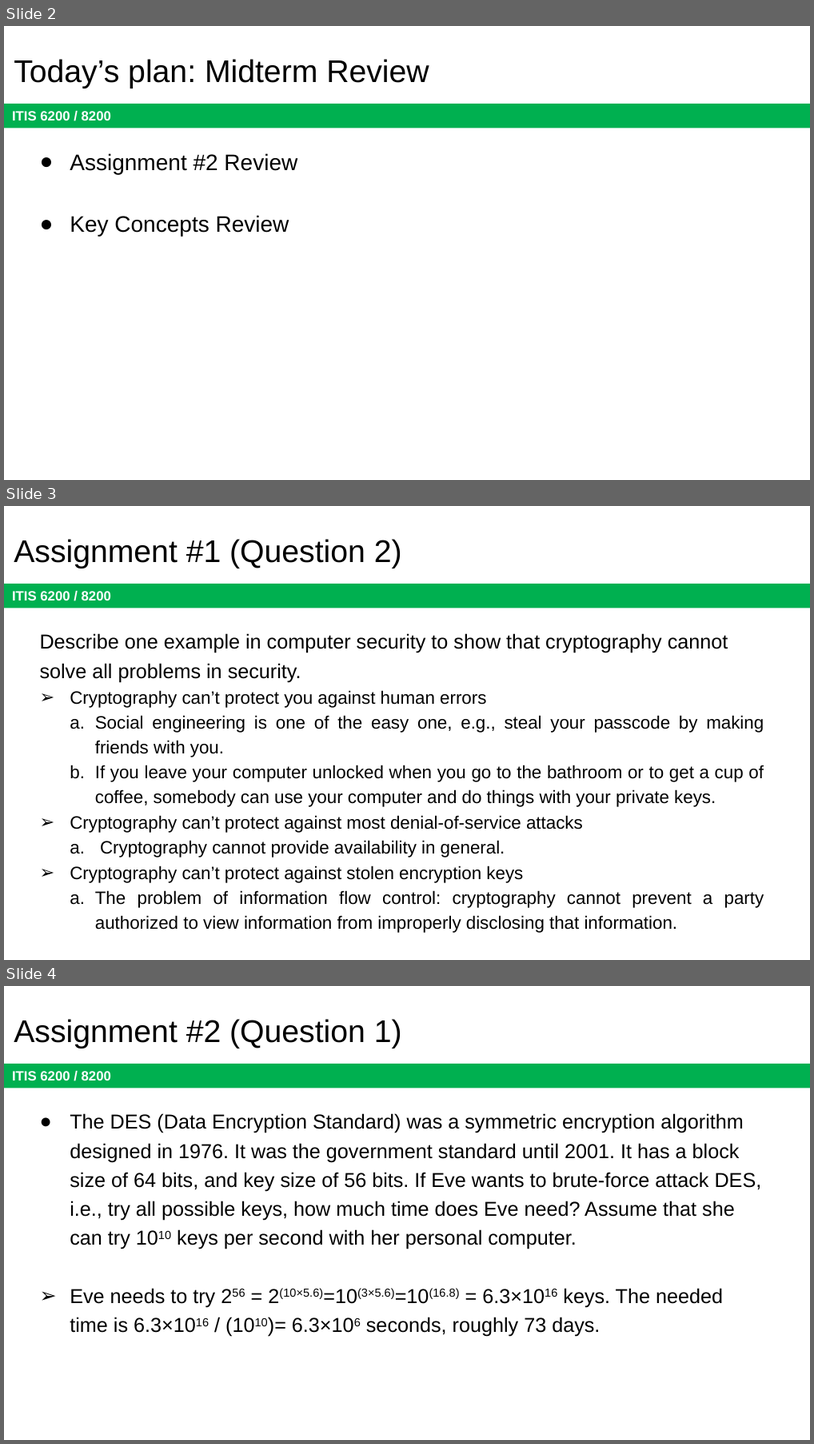
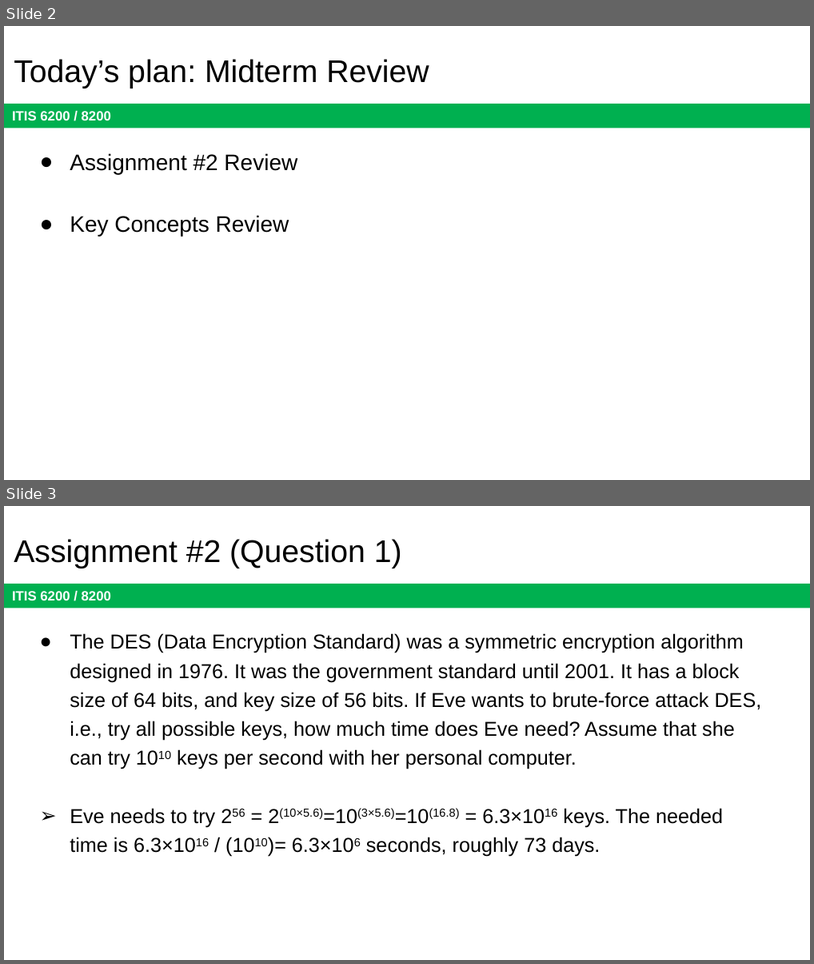
Before and after one commit to jx5c/github.io, a slide deck: teaching/ITIS6200/2023fa/lectures/Midterm.review.pptx. Shown one above the other, each under a label of ours: slides 2, 3 and 4 before the commit, slides 2 and 3 after it. The pictures are 814x1444 and 814x964 pixels, drawn with LibreOffice and Linux fonts; fonts in the diff are those of the drawing. Boxes give left, top, right and bottom in pixels: in the first picture for what was removed or moved away, otherwise in the second. Text is boxed around its words. In the diff, an @@ line names an element or a change of style, - is before the commit and + after.

```diff
--- a/teaching/ITIS6200/2023fa/lectures/Midterm.review.pptx
+++ b/teaching/ITIS6200/2023fa/lectures/Midterm.review.pptx
@@ slide 3 removed at box(4, 506, 810, 960), background #FFFFFF; not listed: 1 template element that a slide beside it also shows @@
@@ title removed at box(14, 539, 402, 568) @@
-Assignment #1 (Question 2)
@@ text removed at box(40, 633, 765, 932) @@
-Describe one example in computer security to show that cryptography cannot solve all problems in security.
-➢ Cryptography can’t protect you against human errors
-  a. Social engineering is one of the easy one, e.g., steal your passcode by making friends with you.
-  b. If you leave your computer unlocked when you go to the bathroom or to get a cup of coffee, somebody can use your computer and do things with your private keys.
-➢ Cryptography can’t protect against most denial-of-service attacks
-  a. Cryptography cannot provide availability in general.
-➢ Cryptography can’t protect against stolen encryption keys
-  a. The problem of information flow control: cryptography cannot prevent a party authorized to view information from improperly disclosing that information.
@@ what was slide 4 is now slide 3 @@
```
Also in this commit, not shown: 1 slide changed, 12 slides added, 2 other slides removed, 2 other files.
